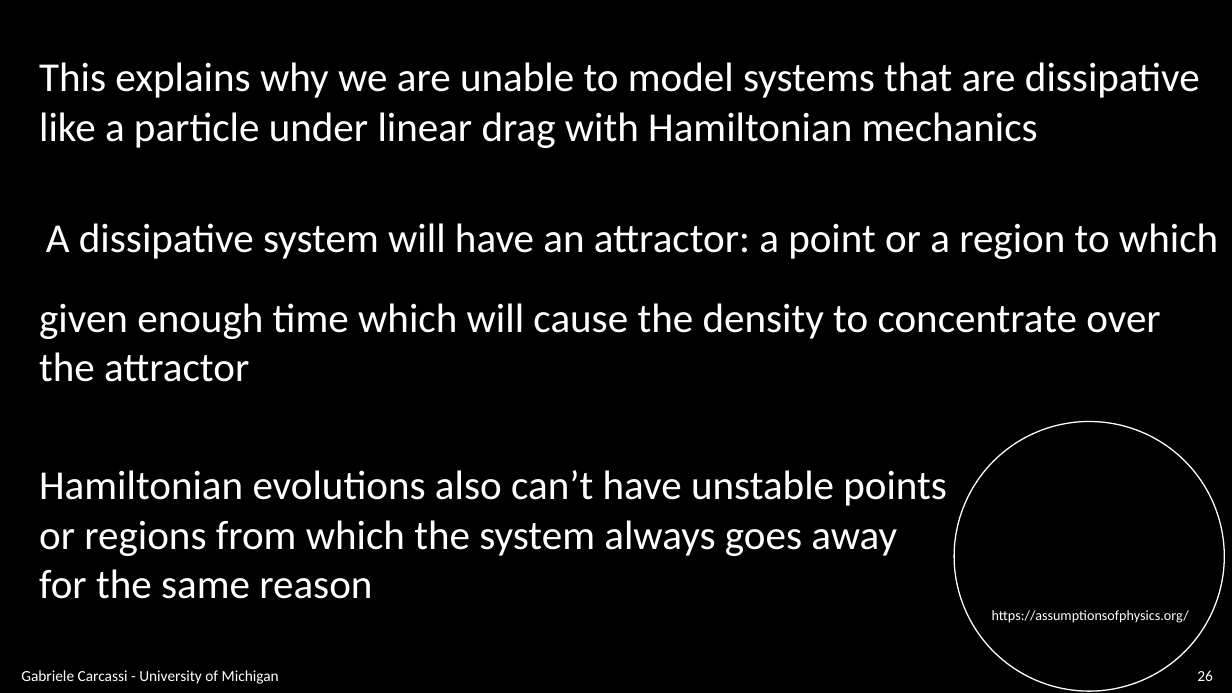
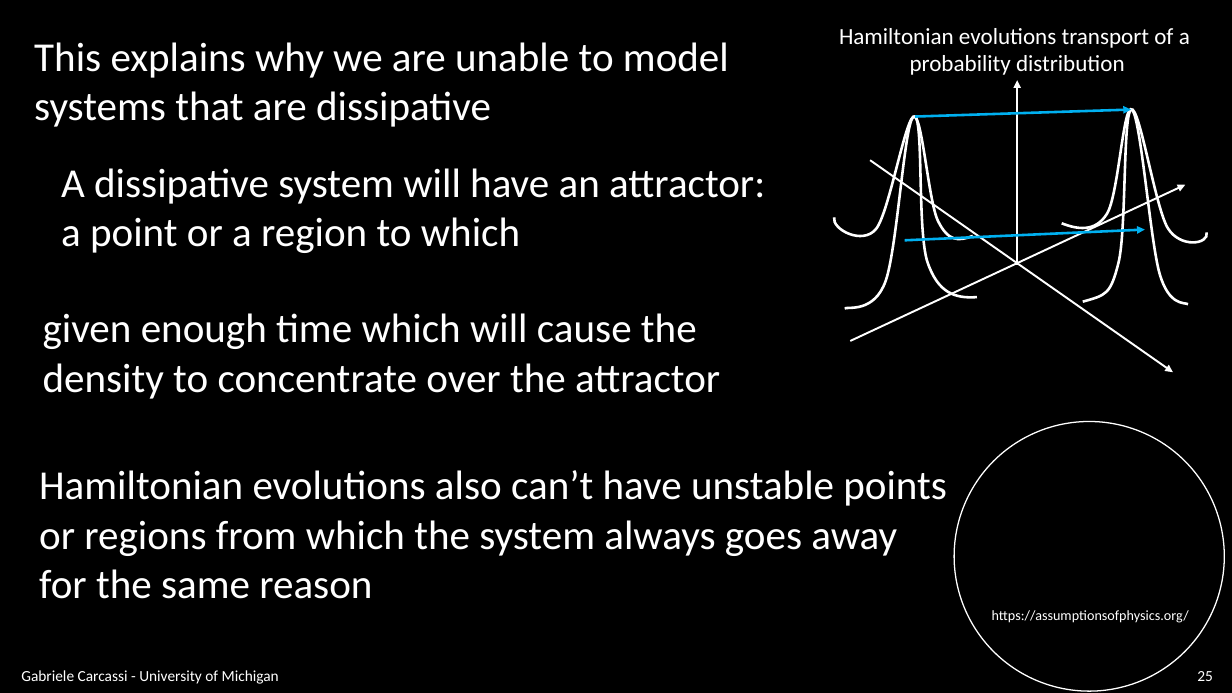
Before and after one commit to assumptionsofphysics/slides, a slide deck: slide 25 of BookCompanions-v2/RP-Class-3.pptx (slide 26 before the commit). Drawn at 1232x693 pixels with LibreOffice and Linux fonts; fonts in the diff are those of the drawing; background and template pictures are left out. Boxes give left, top, right and bottom in pixels: in the first picture for what was removed or moved away, otherwise in the second. Text is boxed around its words. In the diff, an @@ line names an element or a change of style, - is before the commit and + after.

```diff
--- a/BookCompanions-v2/RP-Class-3.pptx
+++ b/BookCompanions-v2/RP-Class-3.pptx
@@ text added at (839, 28, 1190, 75), 18 pt, text #FFFFFF @@
+Hamiltonian evolutions transport of a
+probability distribution
@@ text at (34, 42, 729, 127): text changed @@
-This explains why we are unable to model systems that are dissipative
-like a particle under linear drag with Hamiltonian mechanics
+This explains why we are unable to model
+systems that are dissipative
@@ text at (61, 168, 765, 253): text changed @@
-A dissipative system will have an attractor: a point or a region to which
+A dissipative system will have an attractor:
+a point or a region to which
@@ group added at (835, 80, 1207, 372): 5 arrows, 4 freeform shapes @@
@@ text at (43, 313, 720, 399): spaces changed @@
-given enough time which will cause the density to concentrate over
-the attractor
+given enough time which will cause the
+density to concentrate over the attractor
@@ page number at (1197, 671, 1213, 681): text changed @@
-26
+25
```
Also in this commit, not shown: 24 other slides changed, 2 slides added, 3 slides removed.
